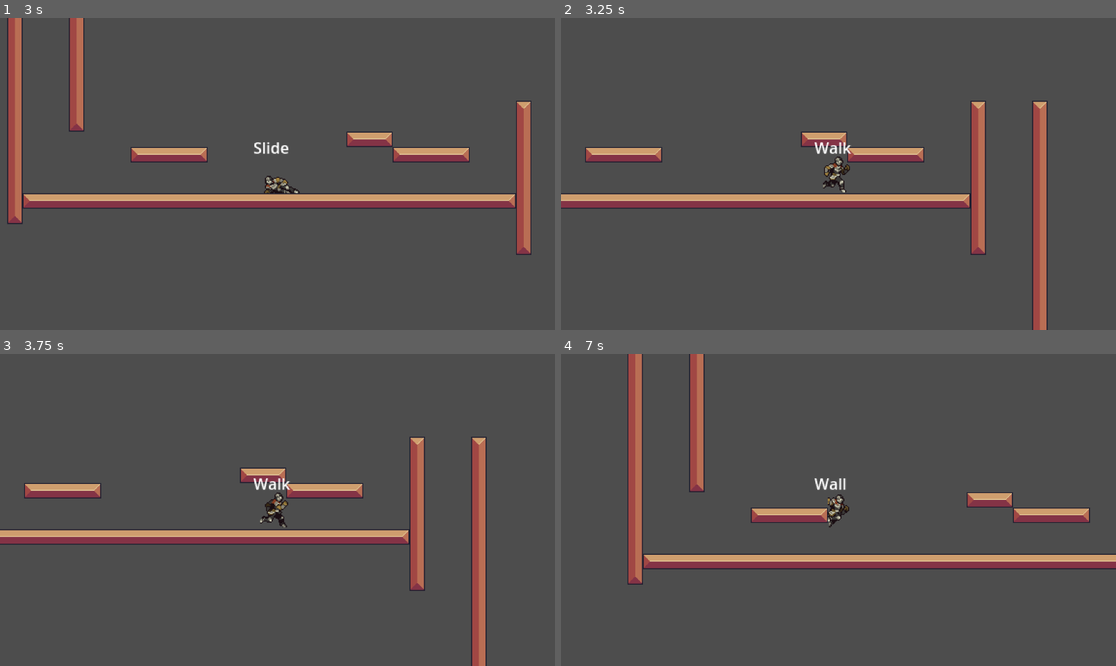
Above: before the commit, frames 1-4 (two rows, left to right).
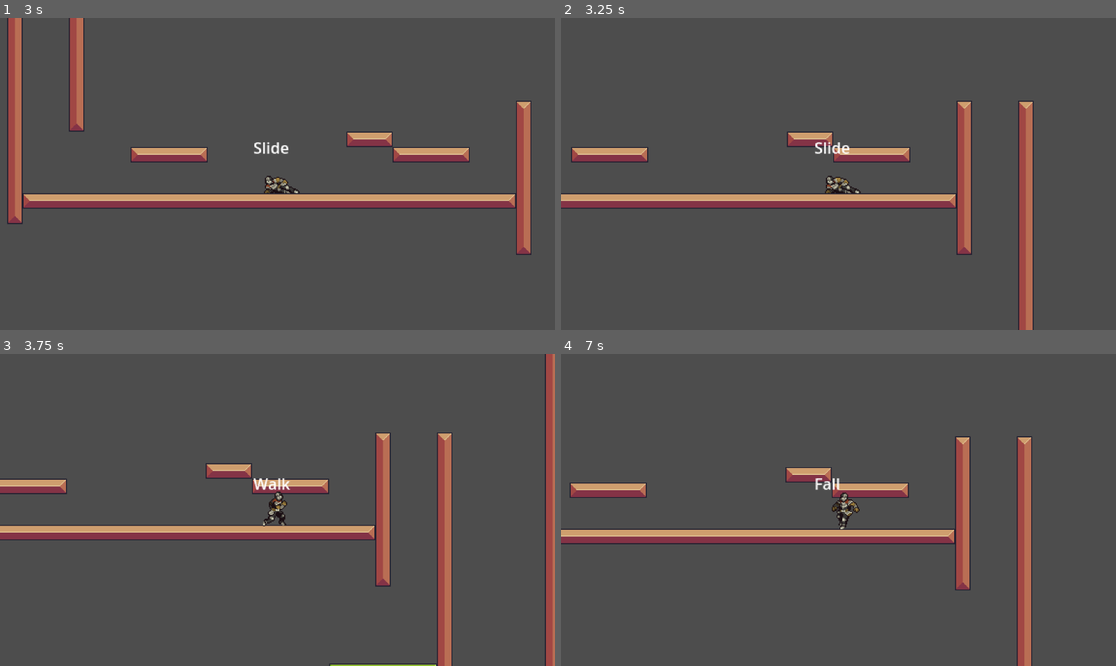
Above: after the commit, the same moments.

Repository: sschellhoff/godot_platformer
Game: Godot game, scene res://Game.tscn
Two runs of this game, one before a commit and one after it. Both use one fixed random seed, a clock stepped at 60 frames per second and the inputs below.
Inputs:
- Up to frame 1 (3 s): tap Enter (dash) at 0.5, 1.35, 2.85 s; hold T (right) 0.53-2.03 s; tap Ctrl (attack) at 0.6, 2.1 s; tap Space (jump) at 0.77, 1.52 s; hold R (left) 2.03-2.78 s; hold T (right) from 2.78 s (still down)
- Up to frame 2 (3.25 s): keep holding T (right); tap Space (jump) at 3.02 s
- Up to frame 3 (3.75 s): keep holding T (right); tap Ctrl (attack) at 3.6 s
- Up to frame 4 (7 s): tap Space (jump) at 3.77, 4.52, 6.02, 6.77 s; release T (right) at 4.28 s; hold R (left) 4.28-5.03 s; tap Enter (dash) at 4.35, 5.85 s; hold T (right) 5.03-5.78 s; tap Ctrl (attack) at 5.1, 6.6 s; hold R (left) from 5.78 s (still down)

Frame 1 is identical in both runs. In frame 2, 7.8% of the frame differs, in the area x 1-88%, y 26-100%; in frame 3, 15%; in frame 4, 18%, in the area x 0-100%, y 0-100%.

Commit message:
changed slide collision shape

Diff:
--- a/test.gd
+++ b/PlayerAnimation.gd
@@ -1,6 +1,9 @@
 extends Node2D
 
+var last_animation = ""
 var current_animation = "idle"
+
+signal height_change(is_small: bool)
 
 func _physics_process(delta):
 	if owner.velocity.x < 0:
@@ -16,8 +19,13 @@
 	else:
 		$AnimationPlayer.play(current_animation)
 
+	if last_animation != current_animation:
+		emit_signal("height_change", current_animation == "slide")
+
+
 
 func _on_statemachine_transitioned(new_state):
+	last_animation = current_animation
 	match new_state:
 		"Fall":
 			current_animation = "fall"
--- a/test.tscn
+++ b/PlayerAnimation.tscn
@@ -1,6 +1,6 @@
 [gd_scene load_steps=20 format=3 uid="uid://byvoeqv3gdr4y"]
 
-[ext_resource type="Script" path="res://test.gd" id="1_qpi7u"]
+[ext_resource type="Script" path="res://PlayerAnimation.gd" id="1_1i0s1"]
 [ext_resource type="Texture2D" uid="uid://crqak4ncfqxpy" path="res://assets/FreeKnight_v1/Colour1/Outline/120x80_PNGSheets/_Idle.png" id="2_ryvv2"]
 [ext_resource type="Texture2D" uid="uid://dhti048mn7ian" path="res://assets/FreeKnight_v1/Colour1/Outline/120x80_PNGSheets/_Fall.png" id="3_yy7rg"]
 [ext_resource type="Texture2D" uid="uid://cjpr8qwgkri8w" path="res://assets/FreeKnight_v1/Colour1/Outline/120x80_PNGSheets/_Run.png" id="4_44q25"]
@@ -505,8 +505,8 @@
 "wall_slide": SubResource("Animation_2fuxv")
 }
 
-[node name="Node2D" type="Node2D"]
-script = ExtResource("1_qpi7u")
+[node name="PlayerAnimation" type="Node2D"]
+script = ExtResource("1_1i0s1")
 
 [node name="Sprite2D" type="Sprite2D" parent="."]
 position = Vector2(1, -40)
@@ -517,6 +517,3 @@
 libraries = {
 "": SubResource("AnimationLibrary_64g08")
 }
-
-[node name="Camera2D" type="Camera2D" parent="."]
-zoom = Vector2(5, 5)
--- a/player/Player.tscn
+++ b/player/Player.tscn
@@ -8,10 +8,12 @@
 [ext_resource type="Script" path="res://player/statemachine/dash.gd" id="6_frlrf"]
 [ext_resource type="Script" path="res://player/StateName.gd" id="7_1iq7l"]
 [ext_resource type="Script" path="res://player/statemachine/Slide.gd" id="8_8np4d"]
-[ext_resource type="PackedScene" uid="uid://byvoeqv3gdr4y" path="res://test.tscn" id="10_q1rlb"]
+[ext_resource type="PackedScene" uid="uid://byvoeqv3gdr4y" path="res://PlayerAnimation.tscn" id="9_mi5fs"]
 
 [sub_resource type="RectangleShape2D" id="RectangleShape2D_v6s73"]
 size = Vector2(20, 38)
+
+[sub_resource type="RectangleShape2D" id="RectangleShape2D_8p2iv"]
 
 [node name="Player" type="CharacterBody2D"]
 
@@ -58,12 +60,17 @@
 text = "HELLO"
 script = ExtResource("7_1iq7l")
 
-[node name="Node2D" parent="." instance=ExtResource("10_q1rlb")]
+[node name="PlayerAnimation" parent="." instance=ExtResource("9_mi5fs")]
 position = Vector2(2.08165e-12, 20)
 
-[node name="CollisionShape2D2" type="CollisionShape2D" parent="."]
+[node name="StandCollision" type="CollisionShape2D" parent="."]
 position = Vector2(-1, 1)
 shape = SubResource("RectangleShape2D_v6s73")
 
+[node name="SlideCollision" type="CollisionShape2D" parent="."]
+position = Vector2(-1, 10)
+shape = SubResource("RectangleShape2D_8p2iv")
+
 [connection signal="transitioned" from="Statemachine" to="StateName" method="_on_statemachine_transitioned"]
-[connection signal="transitioned" from="Statemachine" to="Node2D" method="_on_statemachine_transitioned"]
+[connection signal="transitioned" from="Statemachine" to="PlayerAnimation" method="_on_statemachine_transitioned"]
+[connection signal="height_change" from="PlayerAnimation" to="Statemachine" method="_on_player_animation_height_change"]
--- a/player/statemachine/Statemachine.gd
+++ b/player/statemachine/Statemachine.gd
@@ -20,6 +20,7 @@
 
 
 func _physics_process(delta: float) -> void:
+	# TODO move this code
 	state.physic(delta)
 	if owner.velocity.x > 0:
 		$"../WallDetectorTop".scale.y = 1
@@ -49,3 +50,14 @@
 	state = new_state
 	state.enter(data)
 	emit_signal("transitioned", name)
+
+
+func _on_player_animation_height_change(is_small: bool):
+	# TODO move this code
+	# TODO fix when slide stops below flat ceiling
+	if is_small:
+		$"../SlideCollision".disabled = false
+		$"../StandCollision".disabled = true
+	else:
+		$"../StandCollision".disabled = false
+		$"../SlideCollision".disabled = true
Not shown: 1 places in player/Player.tscn that only renumber resources
